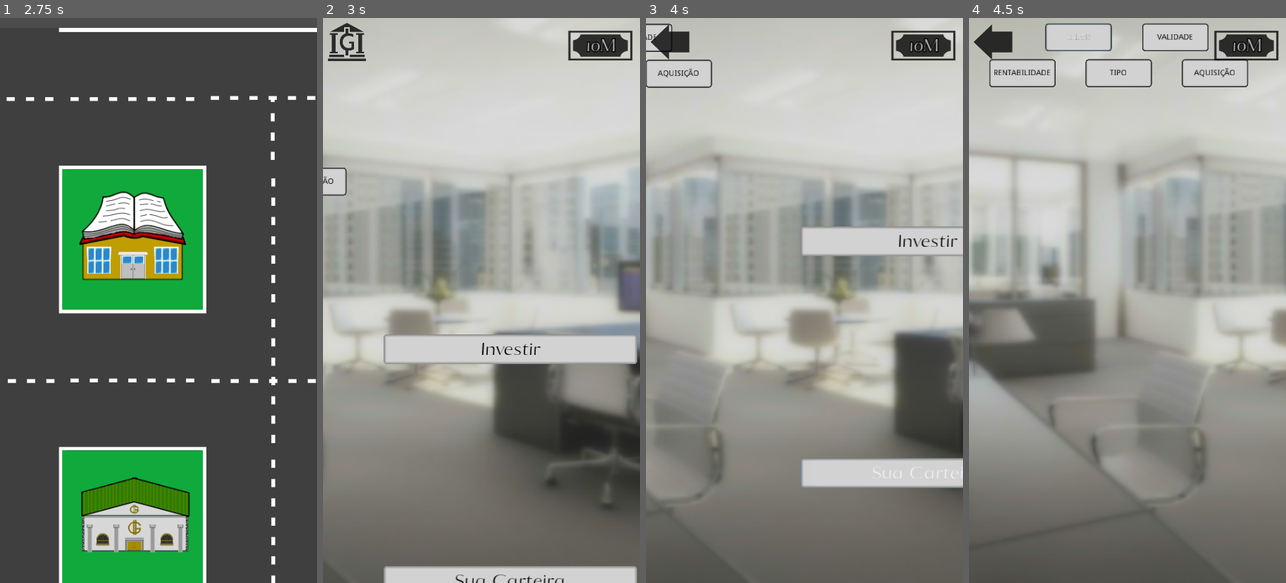
Above: before the commit, frames 1-4 (left to right).
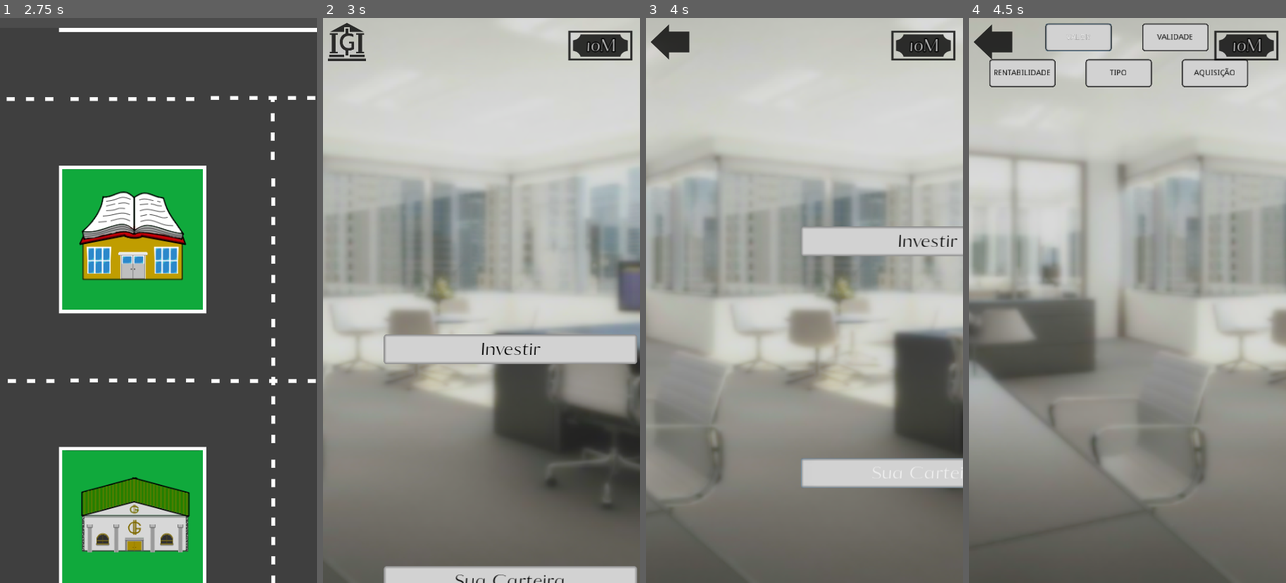
Above: after the commit, the same moments.

Repository: AndreMoukarzel/Grana-Preta
Game: Godot game, scene res://OpeningMenu.tscn
The game is run twice, just before and just after one commit, with the same random seed, the same clock (stepped at 60 frames per second) and the same inputs. The engine's default icon, where the game draws it, is replaced by a stand-in: a white triangle on a blue panel in a dark square.
Inputs (mouse positions are in pixels of both pictures, inside the frame that each line leads up to):
- Up to frame 1 (2.75 s): tap Enter at 0.5 s; move the mouse to (228, 272) at 0.52 s; click (228, 272) at 0.67 s; drag from (95, 328) to (142, 413) at 1.27 s; tap Space at 2 s; move the mouse to (190, 176) at 2.02 s; click (190, 176) at 2.17 s
- Up to frame 2 (3 s): click (459, 520) at 2.75 s
- Up to frame 3 (4 s): click "Sua Carteira" at 3.5 s
- Up to frame 4 (4.5 s): click "VALOR" at 4.25 s

Frame 1 is identical in both runs. In frame 2, 0.3% of the frame differs, in the area x 0-8%, y 26-32%; in frame 3, 0.4%, in the area x 0-21%, y 1-13%; in frame 4, nothing differs.
Error before the commit: Invalid get index 'rect_position' (on base: 'null instance'). (res://broker/Broker.gd:12)

Commit message:
Close #46

Diff:
--- a/Save.gd
+++ b/Save.gd
@@ -217,12 +217,14 @@
 func save_bought_bond(Bond, ammount, first_buy = true):
 	var bt = OS.get_datetime()
 	var lut = OS.get_datetime()
-	var profit = 0
+	var profit = 1.0
+	var ia = ammount
 
 	if not first_buy: # The bond has been bought before and is being re-saved
 		bt = Bond.bought_time
 		lut = Bond.last_updated_time
 		profit = Bond.profit
+		ia = Bond.initial_ammount
 
 	var bond_json = {
 		"id" : bought_bonds_id,
@@ -230,6 +232,7 @@
 		"bought_time" : bt,
 		"last_updated_time" : lut,
 		"profit" : profit,
+		"initial_ammount": ia,
 		"name" : Bond.bond_name,
 		"display_rentability" : Bond.display_rentability,
 		"rentability_type" : Bond.rentability_type,
--- a/broker/Broker.gd
+++ b/broker/Broker.gd
@@ -9,7 +9,6 @@
 func _ready():
 	$Menu.rect_size = self.rect_size * 0.8
 	$Menu.rect_position.y = self.rect_size.y * 0.2
-	$Turtle.rect_position.x = self.rect_size.x * 0.8
 	$InvestmentMenu.rect_position.x = 1.5 * SCREEN_SIZE.x
 	$PortfolioMenu.rect_position.x = -1.5 * SCREEN_SIZE.x
 	$InvestmentMenu/BondDisplay/SwipeHandler.deactivate()
--- a/broker/Portfolio.gd
+++ b/broker/Portfolio.gd
@@ -31,7 +31,7 @@
 		var Bond = add_bond($Sorter/Bonds, i)
 
 		Bond.setup(b.name, b.display_rentability, b.rentability_type, b.expiration, b.min_investment, b.min_time, b.taxes, b.creation_time, b.index_value)
-		Bond.setup_owned(b.ammount, b.bought_time, b.last_updated_time, b.profit, b.id)
+		Bond.setup_owned(b.ammount, b.bought_time, b.last_updated_time, b.profit, b.initial_ammount, b.id)
 		if iteration_number > 0:
 			print("iterating, ", iteration_number, " times")
 			Bond.iterate(iteration_number)
--- a/broker/bond/BoughtBond.gd
+++ b/broker/bond/BoughtBond.gd
@@ -4,14 +4,16 @@
 var ammount
 var bought_time
 var last_updated_time # Used to define iteration number
-var profit # How much was profited so far
+var profit = 1.0 # Accumulated rented so far, in percentage
+var initial_ammount # Starting ammount of money
 
-func setup_owned(ammount, bought_time, last_updated_time, profit, id):
+func setup_owned(ammount, bought_time, last_updated_time, profit, initial_ammount, id):
 	self.id = id
 	self.ammount = ammount
 	self.bought_time = bought_time
 	self.last_updated_time = last_updated_time
 	self.profit = profit
+	self.initial_ammount = initial_ammount
 	$MinInvestment.text = str(int(ammount))
 	if min_time[0] > 0 or min_time[1] > 0:
 		$Apply.disabled = true
@@ -19,7 +21,7 @@
 	#self.last_updated_time.hour += 4
 	#$Apply.disabled = false
 	#iterate(4)
-	print('rentability = ', rentability)
+	#print('rentability = ', rentability)
 	# TESTING #
 	var time_diff = Save.get_time_difference(creation_time, OS.get_datetime())
 	if time_diff[0] > 0 and bond_name != "LCI" and bond_name != "LCA": # Regressive taxes
@@ -38,21 +40,24 @@
 
 
 func iterate(times_iterated):
-	var init_value = ammount
 	for i in range(times_iterated):
 		last_updated_time = OS.get_datetime()
 		if rentability_type == "Pre-fixada": # Prefixated interest rentability
-			ammount = (ammount * rentability)
+			ammount = ammount * rentability
+			profit *= rentability
 		elif rentability_type == "Pos-fixada": # Posfixated interest rentability
 			var name_split = bond_name.split("-")[0]
 
 			if name_split == "S":
 				ammount = (ammount * rentability * Selic.value)
+				profit *= rentability * Selic.value
 			elif name_split == "I":
 				ammount = (ammount * rentability * Inflation.value)
+				profit *= rentability * Inflation.value
 		elif rentability_type == "Prov":
 			rentability += (randf() - randf()) * 20
 			ammount = ammount * rentability
+			profit *= rentability
 
 		# Decrease time left to be able to sell
 		min_time[1] -= 4
@@ -63,8 +68,6 @@
 		$Apply.disabled = false
 		$MinTime.hide()
 	Save.delete_bought_bond(id)
-	var final_value = ammount
-	profit += final_value - init_value
 	Save.save_bought_bond(self, self.ammount)
 
 
@@ -76,11 +79,15 @@
 	return int(time_diff/4)
 
 
-func get_profit(ammount_sold):
-	var prft = min(self.profit, ammount_sold) # if ammount_sold is smaller than profit, that that is the current profit
-	self.profit -= prft # takes away acumulated profit from sold ammount
+func get_proportional_profit(ammount_sold):
+	var total_ammount = profit * initial_ammount
 
-	return int(prft)
+	if int(total_ammount) <= initial_ammount:
+		return 0
+
+	var proportion_sold = float(ammount_sold)/total_ammount
+
+	return int((profit - 1.0) * proportion_sold * ammount_sold)
 
 
 func _on_Apply_pressed():
@@ -99,10 +106,9 @@
 
 	if ammount > 0:
 		HUD.add_money(int(ammount))
-		var profit = get_profit(ammount)
-		if profit > 0: # Only create debt in profit
-			print('create debt ', profit)
-			Save.save_debt(self, int(ammount), profit)
+		var pp = get_proportional_profit(ammount)
+		if pp > 0: # Only create debt in profit
+			Save.save_debt(self, int(ammount), pp)
 		self.ammount -= ammount
 		Save.delete_bought_bond(id)
 		if self.ammount > 0:
